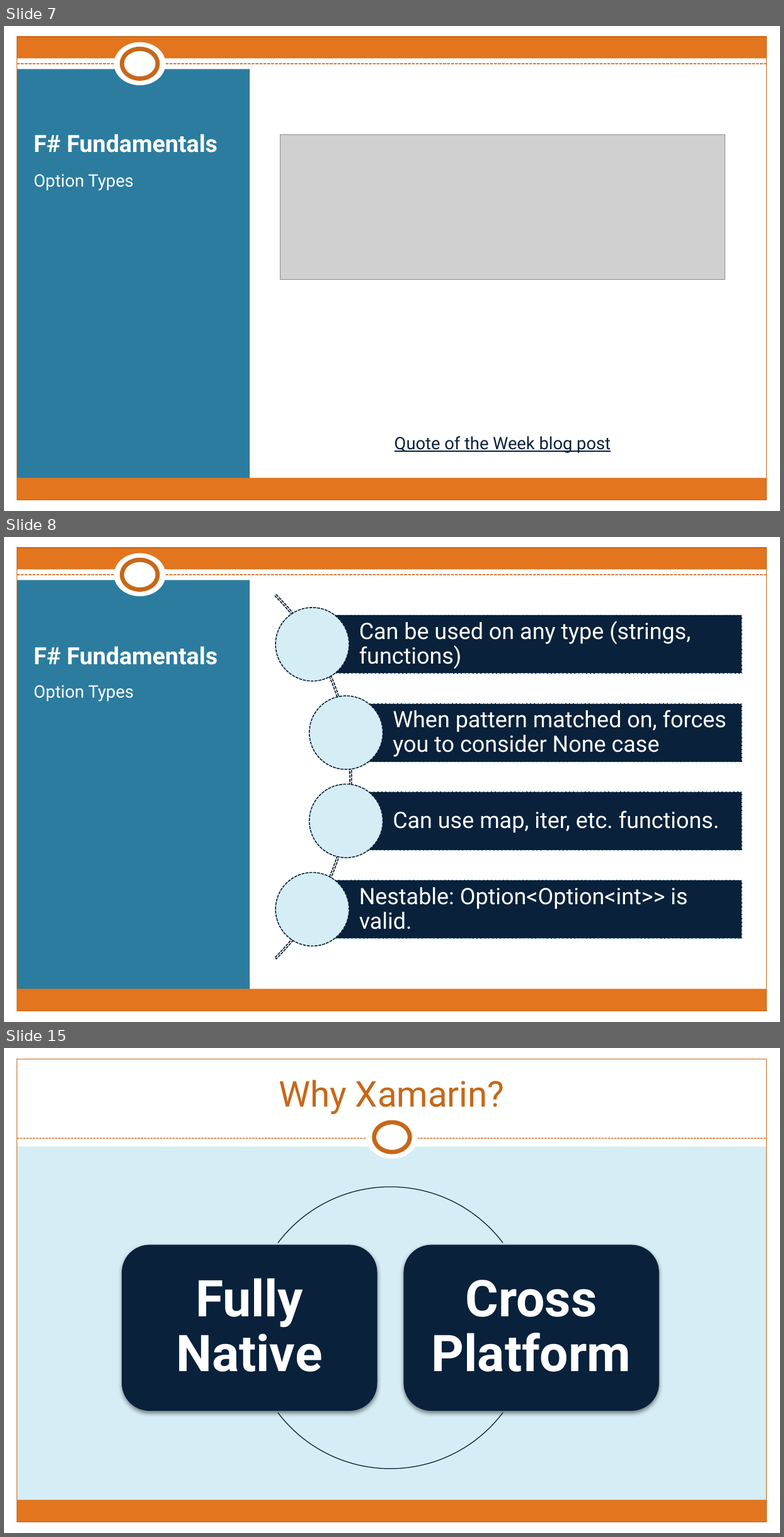
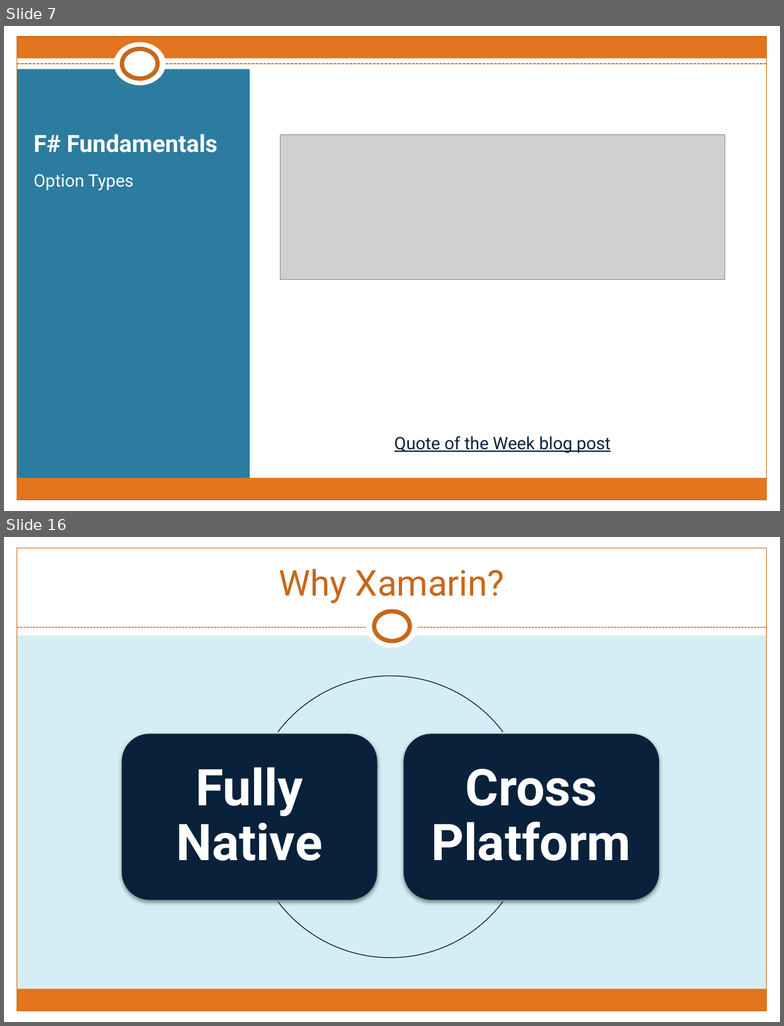
Before and after one commit to rachelblasucci/Current-Talks, a slide deck: Intro to Xamarin F#/F#-iOS.pptx. Shown one above the other, each under a label of ours: slides 7, 8 and 15 before the commit, slides 7 and 16 after it; the slides between them are not shown. The pictures are 784x1537 and 784x1026 pixels, drawn with LibreOffice and Linux fonts; fonts in the diff are those of the drawing; grey boxes stand for pictures. Boxes give left, top, right and bottom in pixels: in the first picture for what was removed or moved away, otherwise in the second. Text is boxed around its words. In the diff, an @@ line names an element or a change of style, - is before the commit and + after.

```diff
--- a/Intro to Xamarin F#/F#-iOS.pptx
+++ b/Intro to Xamarin F#/F#-iOS.pptx
@@ slide 8 removed at (4, 537, 780, 1022), background #FFFFFF; not listed: 11 template elements that a slide beside it also shows @@
@@ title removed at (34, 646, 218, 665) @@
-F# Fundamentals
@@ text removed at (34, 685, 134, 701) @@
-Option Types
@@ group removed at (4, 537, 743, 1022): 4 rectangles, 4 texts, 4 ellipses, 1 arch (boxed as its full ring) @@
-Can be used on any type (strings, functions)
-When pattern matched on, forces you to consider None case
-Can use map, iter, etc. functions.
-Nestable: Option<Option<int>> is valid.
@@ what was slide 15 is now slide 16 @@
```
Also in this commit, not shown: 12 slides changed, 3 slides added, 1 other slide removed, 55 other files.
